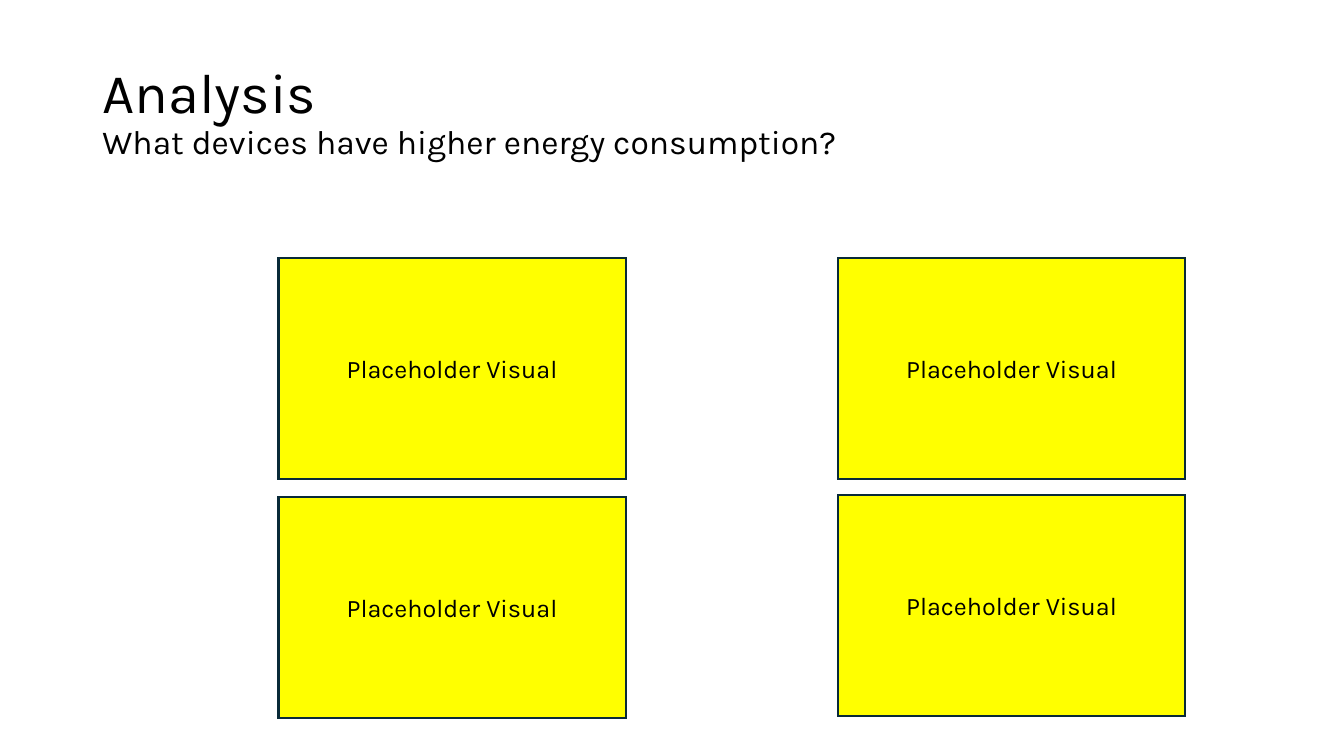
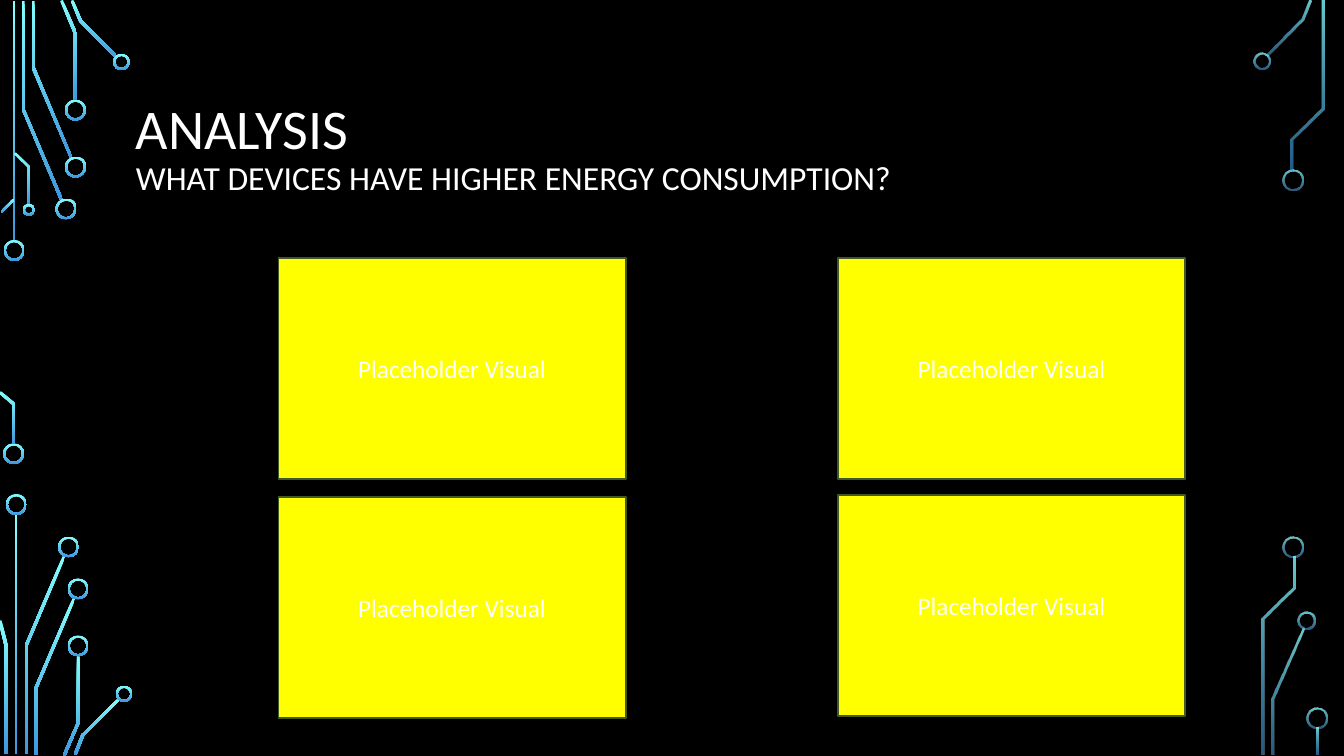
Before and after one commit to javiereyes21/Project-1, a slide deck: slide 15 of Group5Project1Presentation.pptx (slide 12 before the commit). Drawn at 1344x756 pixels with LibreOffice and Linux fonts; fonts in the diff are those of the drawing; background and template pictures are left out. Boxes give left, top, right and bottom in pixels: in the first picture for what was removed or moved away, otherwise in the second. Text is boxed around its words. In the diff, an @@ line names an element or a change of style, - is before the commit and + after.

Commit message:
sync visuals

```diff
--- a/Group5Project1Presentation.pptx
+++ b/Group5Project1Presentation.pptx
@@ background #FFFFFF to picture (left out) @@
@@ title at bbox=[136, 112, 891, 191]: text changed; font Karla to Calibri; text colour #000000 to #FFFFFF @@
-Analysis
-What devices have higher energy consumption?
+ANALYSIS
+WHAT DEVICES HAVE HIGHER ENERGY CONSUMPTION?
@@ font Karla to Calibri, text colour #000000 to #FFFFFF; outline #092A39 1.5 pt to #435A21 1.25 pt in 4 elements at bbox=[278, 258, 625, 479], bbox=[278, 497, 625, 718], bbox=[838, 495, 1185, 716], bbox=[838, 258, 1185, 479] @@
@@ group added at bbox=[0, 0, 1328, 756]: 33 freeform shapes, 3 rectangles @@
```
Also in this commit, not shown: 14 other slides changed, 3 slides added, 11 other files.
